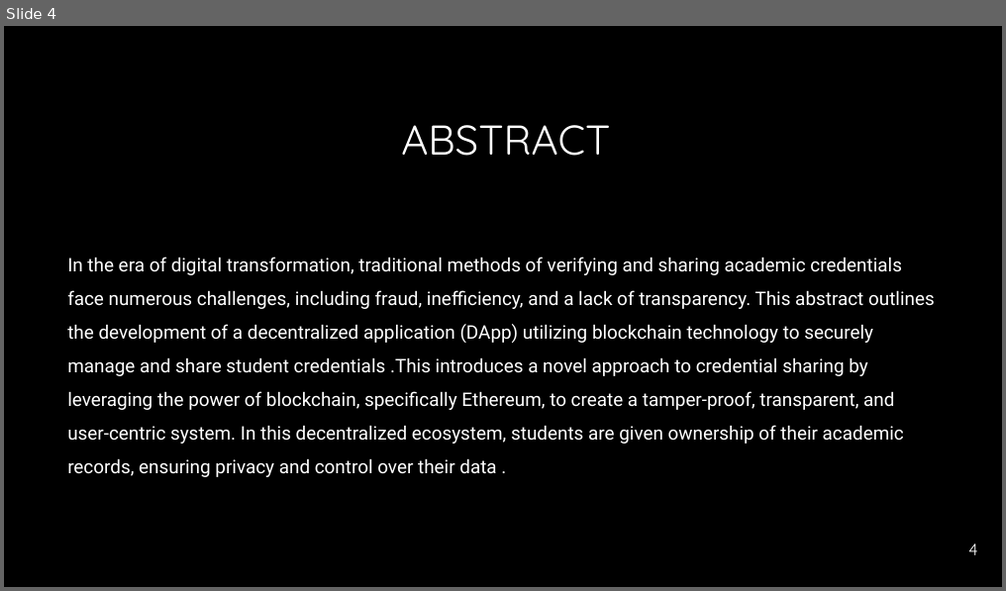
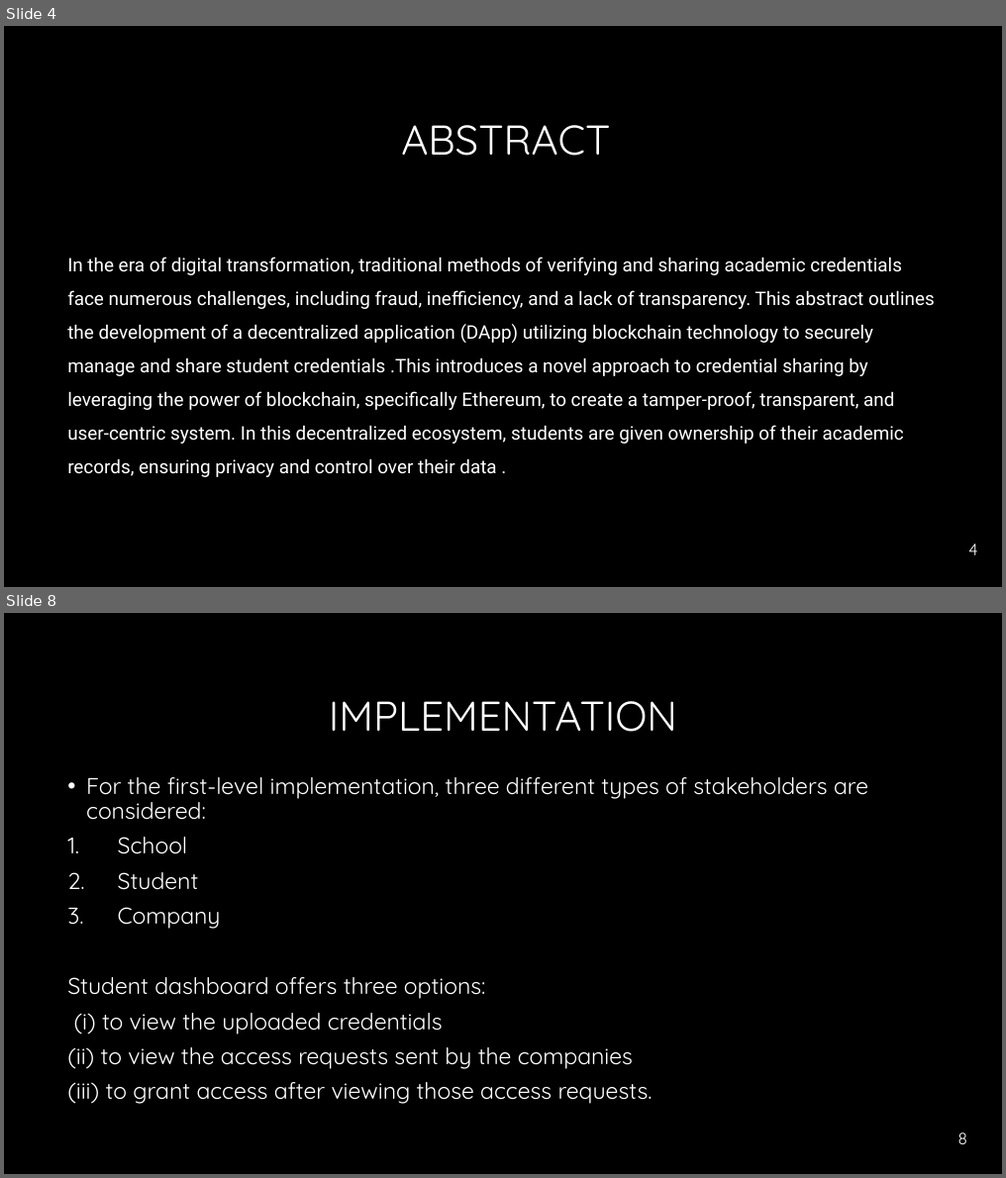
Before and after one commit to Annsunny595/ppt, a slide deck: Presentation PROJECT.pptx. Shown one above the other, each under a label of ours: slide 4 before the commit, slides 4 and 8 after it; the slides between them are not shown. The pictures are 1006x591 and 1006x1178 pixels, drawn with LibreOffice and Linux fonts; fonts in the diff are those of the drawing; background and template pictures are left out. Boxes give left, top, right and bottom in pixels: in the first picture for what was removed or moved away, otherwise in the second. Text is boxed around its words. In the diff, an @@ line names an element or a change of style, - is before the commit and + after.

```diff
--- a/Presentation PROJECT.pptx
+++ b/Presentation PROJECT.pptx
@@ slide 8 added at (x1=4, y1=613, x2=1002, y2=1174), background #000000 @@
@@ title added at (x1=329, y1=701, x2=677, y2=732), 40 pt, text #FFFFFF @@
+IMPLEMENTATION
@@ text added at (x1=67, y1=777, x2=868, y2=1104), 22 pt, text #FFFFFF @@
+• For the first-level implementation, three different types of stakeholders are considered:
+1. School
+2. Student
+3. Company
+Student dashboard offers three options:
+(i) to view the uploaded credentials
+(ii) to view the access requests sent by the companies
+(iii) to grant access after viewing those access requests.
@@ page number added at (x1=958, y1=1133, x2=967, y2=1145), 16 pt, text #FFFFFF @@
+8
```
Also in this commit, not shown: 3 slides changed, 6 other slides added, 2 slides removed.
